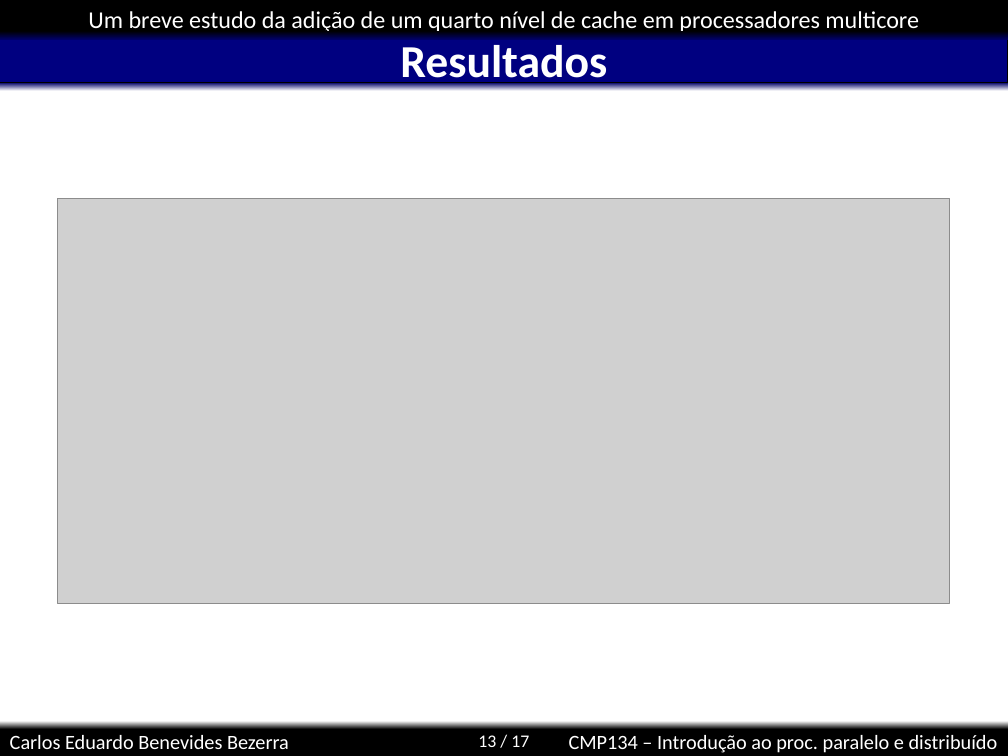
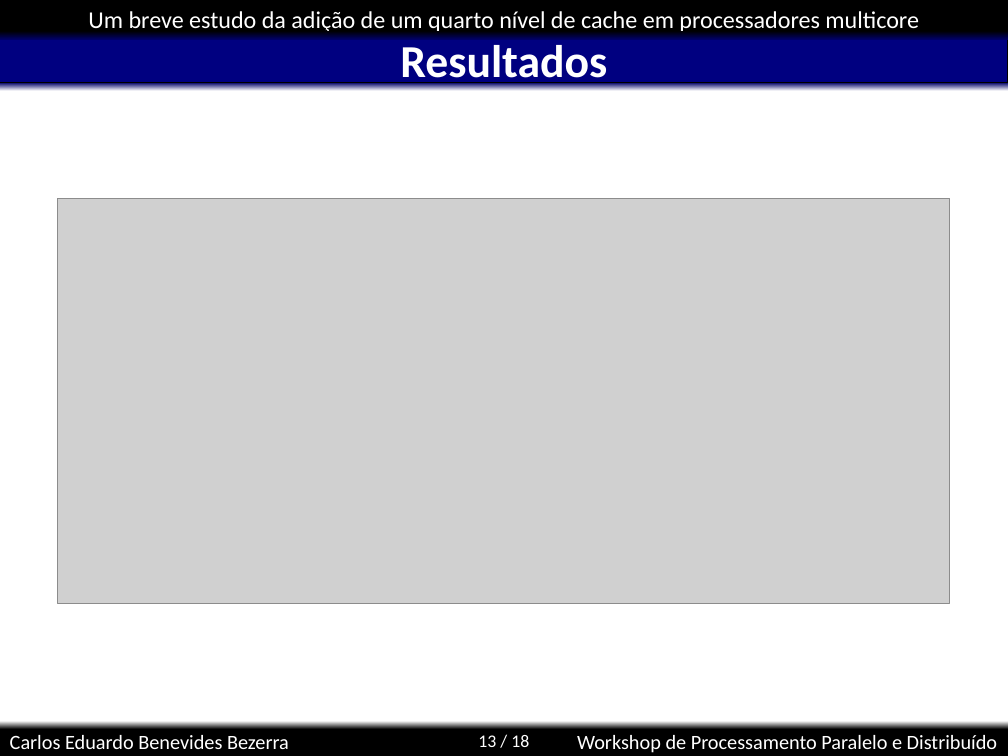
Before and after one commit to kdubezerra/kdubezerra, a slide deck: slide 13 of textos/wsppd09/app.ppt. Drawn at 1008x756 pixels with LibreOffice and Linux fonts; fonts in the diff are those of the drawing; grey boxes stand for pictures; background and template pictures are left out. Boxes give left, top, right and bottom in pixels: in the first picture for what was removed or moved away, otherwise in the second. Text is boxed around its words. In the diff, an @@ line names an element or a change of style, - is before the commit and + after.

```diff
--- a/textos/wsppd09/app.ppt
+++ b/textos/wsppd09/app.ppt
@@ page number at (x1=478, y1=735, x2=529, y2=747): text changed @@
-13 / 17
+13 / 18
@@ text at (x1=577, y1=735, x2=998, y2=753): text changed @@
-CMP134 – Introdução ao proc. paralelo e distribuído
+Workshop de Processamento Paralelo e Distribuído
```
Also in this commit, not shown: 17 other slides changed, 1 other file.
